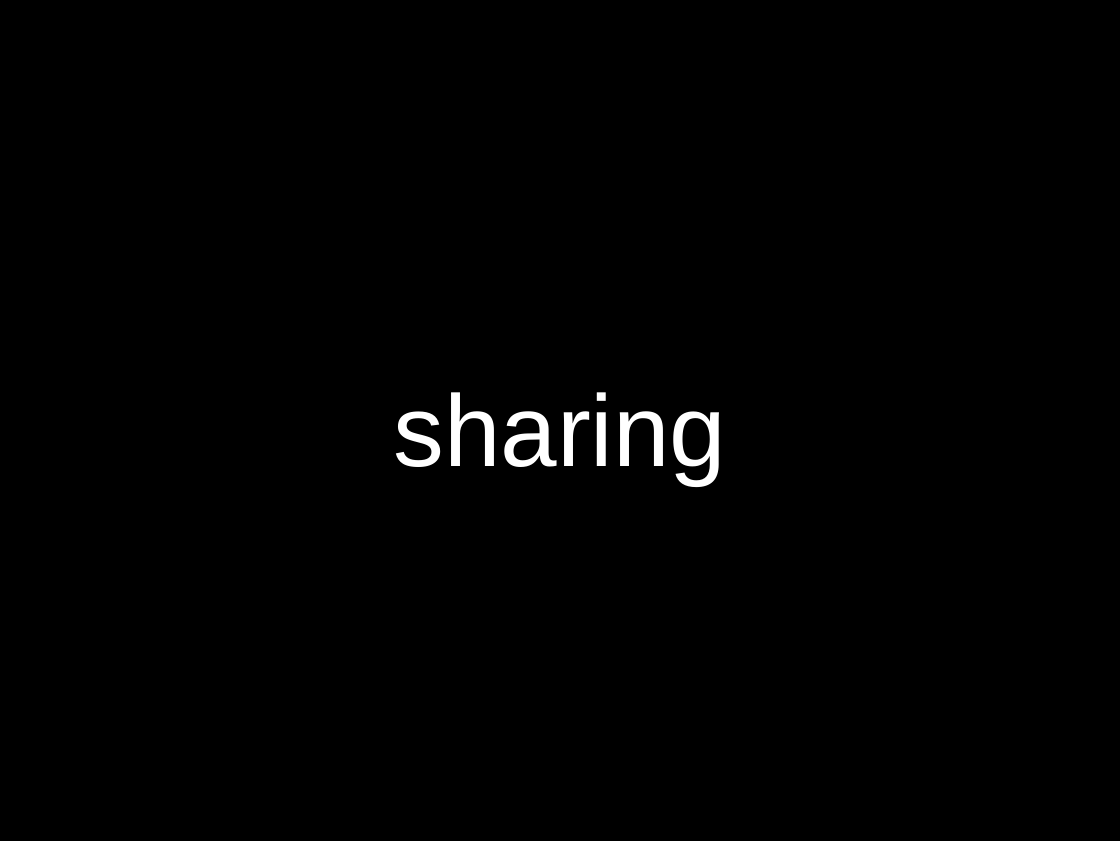
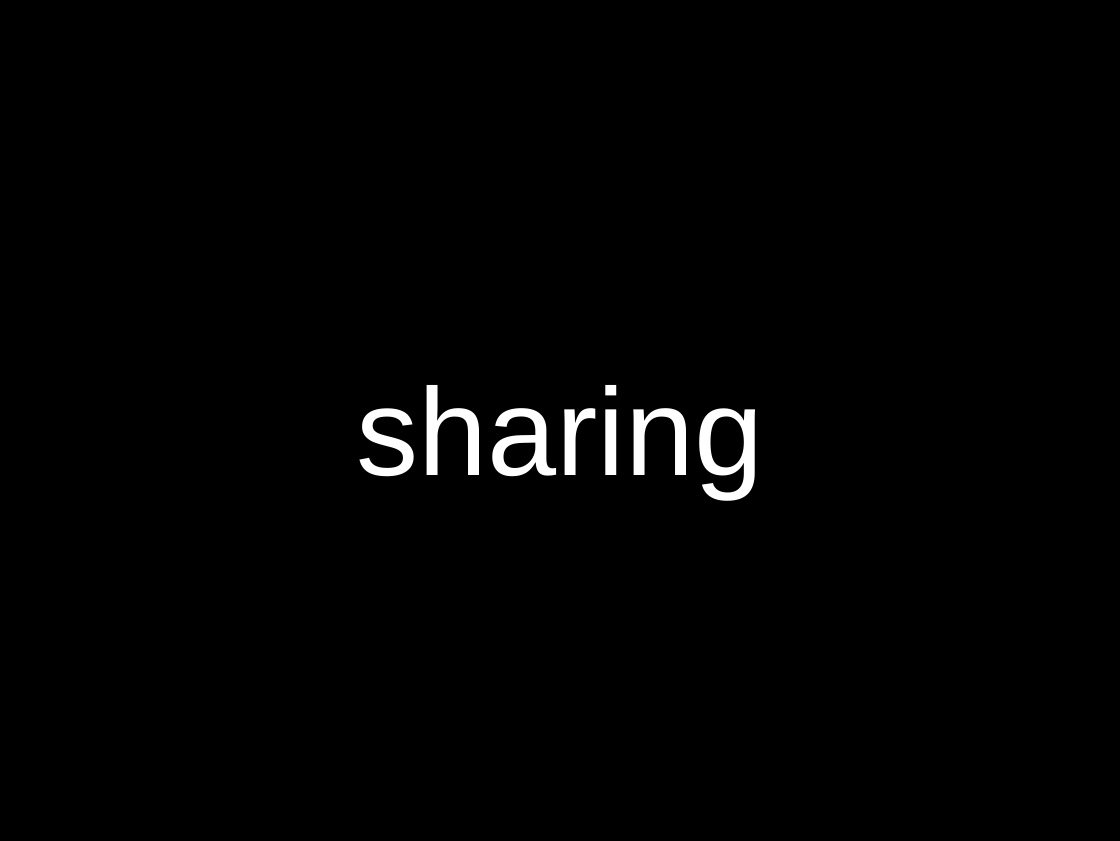
Before and after one commit to sneakin/git-presentation, a slide deck: slide 40 of slides.odp (slide 39 before the commit). Drawn at 1120x841 pixels with LibreOffice and Linux fonts; fonts in the diff are those of the drawing. Boxes give left, top, right and bottom in pixels: in the first picture for what was removed or moved away, otherwise in the second. Text is boxed around its words. In the diff, an @@ line names an element or a change of style, - is before the commit and + after.

```diff
--- a/slides.odp
+++ b/slides.odp
@@ title "sharing" at <box>356,385,763,498</box>: size 72 to 88 pt @@
```
Also in this commit, not shown: 3 other slides changed, 3 slides added, 1 slide removed.
